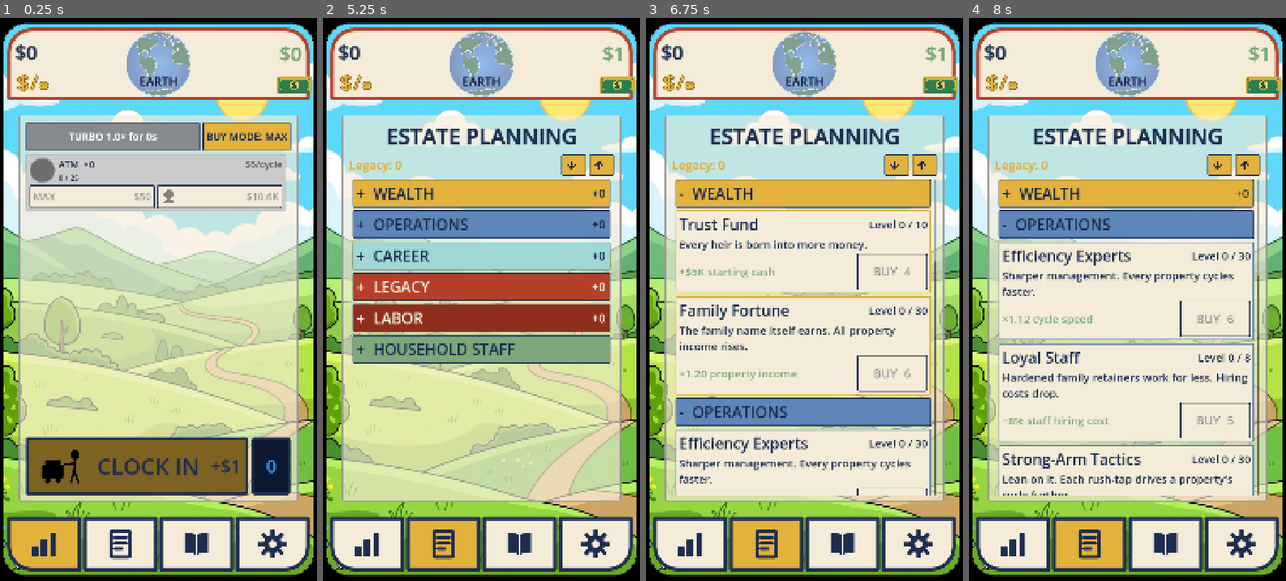
Above: before the commit, frames 1-4 (left to right).
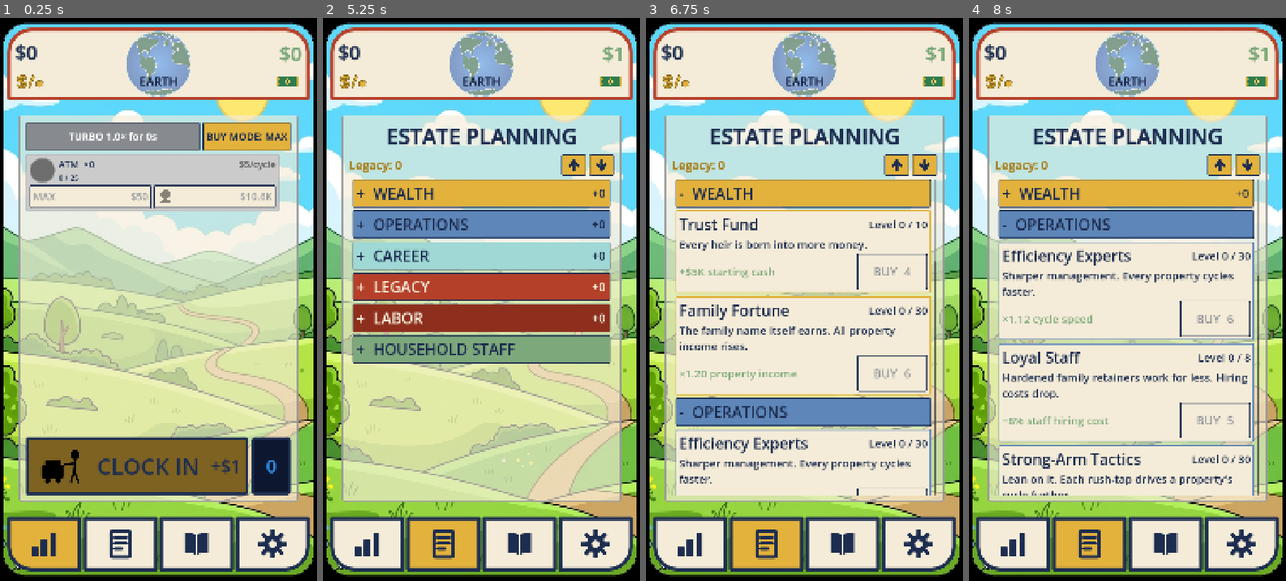
Above: after the commit, the same moments.

Repository: TimGoergen/american-tycoon
Game: Godot game, scene res://Main.tscn
The game is run twice, just before and just after one commit, with the same random seed, the same clock (stepped at 60 frames per second) and the same inputs.
Inputs (mouse positions are in pixels of both pictures, inside the frame that each line leads up to):
- Up to frame 1 (0.25 s): no input
- Up to frame 2 (5.25 s): click "BUY MODE: MAX" at 0.5 s; click "BUY MODE: ×1" at 1.25 s; click "BUY MODE: ×10" at 2 s; click "BUY MODE: ×100" at 2.75 s; click (459, 468) at 3.5 s; click (367, 541) at 4.27 s; click (443, 541) at 5.02 s
- Up to frame 3 (6.75 s): click (896, 164) at 5.77 s; click (924, 164) at 6.52 s
- Up to frame 4 (8 s): click "- WEALTH" at 7.25 s

The runs differ from the first frame. In frame 1, 1.1% of the frame differs, in the area x 5-99%, y 10-35%; in frame 2, 0.7%; in frame 3, 0.7%; in frame 4, 0.7%.

Commit message:
UI fixes: bill/icon overflow, scrollbar gap, arrows, Legacy color, title align
Follow-up fixes to the prior UI batch, each verified by headless geometry + crops.

Income panel (HeroStat): the real bug behind "the dollar bill goes off the edge" — a
TextureRect sizes itself to its texture's NATIVE size (the bill rendered 120px wide, not
72) because EXPAND_IGNORE_SIZE only frees the minimum size, it doesn't pin the rect. So the
bill overflowed the content rect by ~20px. Fix: force _income_icon / _cash_bill to their
intended sizes every layout. Bill right edge now lands 28px inside the panel (was overflowing).

Property ladder (Main): the ScrollContainer does NOT reserve a gutter — the scrollbar overlays
the right edge — so the old 18px margin still left the rows overlapping the bar (rows reached
x973, bar at x967). Margin is now scrollbar-width + 16, so rows clear the bar with a ~16px gap.

Estate tab (LegacyScreen + arrow SVGs):
- Collapse/Expand arrows were backwards: now UP = collapse, DOWN = expand (the intuitive way).
- Arrow strokes thickened (6 -> 9) and the icons are centered both ways in their buttons.
- "Legacy:" balance is now DARK GOLD (new UiPalette.DARK_GOLD) instead of bright mustard.

Tab titles (FamilyLedgerScreen): the Family Ledger had an 8px inner margin that pushed its
title 8px lower (and 8px narrower, shifting its center) vs the Estate/Settings titles. Removed
it — the shared tab panel already pads the tab — so all three titles align and match exactly
(all use UiPalette.make_tab_title).

Boot clean; the SVGs' .import is gitignored; no project.godot churn.

Co-Authored-By: Claude Opus 4.8 <noreply@anthropic.com>
Claude-Session: https://claude.ai/code/session_01YGt1uUMG6RvKpKkyyiDnAD

Diff:
--- a/game/art/icons/arrow_down.svg
+++ b/game/art/icons/arrow_down.svg
@@ -1,8 +1,8 @@
 <svg xmlns="http://www.w3.org/2000/svg" width="48" height="48" viewBox="0 0 48 48">
-  <!-- Down arrow = "collapse all" (the sections fold down/shut). Navy strokes to read on the
-       gold utility button. Drawn as strokes (the SVG importer embeds no fonts). -->
-  <g fill="none" stroke="#1D2D50" stroke-width="6" stroke-linecap="round" stroke-linejoin="round">
-    <line x1="24" y1="9" x2="24" y2="33"/>
-    <polyline points="12,23 24,39 36,23"/>
+  <!-- Down arrow = "expand all" (the list opens downward). Navy strokes to read on the gold
+       utility button. Drawn as strokes (the SVG importer embeds no fonts). -->
+  <g fill="none" stroke="#1D2D50" stroke-width="9" stroke-linecap="round" stroke-linejoin="round">
+    <line x1="24" y1="8" x2="24" y2="32"/>
+    <polyline points="11,22 24,39 37,22"/>
   </g>
 </svg>
--- a/game/art/icons/arrow_up.svg
+++ b/game/art/icons/arrow_up.svg
@@ -1,8 +1,8 @@
 <svg xmlns="http://www.w3.org/2000/svg" width="48" height="48" viewBox="0 0 48 48">
-  <!-- Up arrow = "expand all" (the sections open up). Navy strokes to read on the gold utility
-       button. Drawn as strokes (the SVG importer embeds no fonts). -->
-  <g fill="none" stroke="#1D2D50" stroke-width="6" stroke-linecap="round" stroke-linejoin="round">
-    <line x1="24" y1="39" x2="24" y2="15"/>
-    <polyline points="12,25 24,9 36,25"/>
+  <!-- Up arrow = "collapse all" (the list folds upward). Navy strokes to read on the gold
+       utility button. Drawn as strokes (the SVG importer embeds no fonts). -->
+  <g fill="none" stroke="#1D2D50" stroke-width="9" stroke-linecap="round" stroke-linejoin="round">
+    <line x1="24" y1="40" x2="24" y2="16"/>
+    <polyline points="11,26 24,9 37,26"/>
   </g>
 </svg>
--- a/game/scripts/Main.gd
+++ b/game/scripts/Main.gd
@@ -410,9 +410,11 @@
 	v.add_child(scroll)
 	UiPalette.style_vscrollbar(scroll.get_v_scroll_bar())
 
-	# A right margin narrows the property rows so a visible gap of space sits between their right
-	# edge and the scrollbar handle (Tim, 2026-06-28) — the rows never butt against the bar.
-	const LADDER_SCROLLBAR_GAP := 18
+	# A right margin narrows the property rows so a visible gap sits between their right edge and
+	# the scrollbar handle (Tim, 2026-06-28). The ScrollContainer does NOT reserve a gutter here
+	# (the bar overlays the right edge), so the margin must clear the FULL scrollbar width and then
+	# leave a visible gap beyond it — hence scrollbar width + a 16px gap.
+	const LADDER_SCROLLBAR_GAP := UiPalette.SCROLLBAR_WIDTH + 16
 	var ladder_margin := MarginContainer.new()
 	ladder_margin.add_theme_constant_override("margin_right", LADDER_SCROLLBAR_GAP)
 	ladder_margin.size_flags_horizontal = Control.SIZE_EXPAND_FILL
--- a/game/scripts/ui/FamilyLedgerScreen.gd
+++ b/game/scripts/ui/FamilyLedgerScreen.gd
@@ -43,12 +43,11 @@
 func _build_chrome() -> void:
 	set_anchors_preset(Control.PRESET_FULL_RECT)
 
+	# No inner margin (Tim, 2026-06-28): the shared tab panel (UiPalette.wrap_in_tab_panel) already
+	# pads this tab, and an extra inset here pushed the title 8px lower than the Estate/Settings
+	# titles, breaking their vertical alignment.
 	var margin := MarginContainer.new()
 	margin.set_anchors_preset(Control.PRESET_FULL_RECT)
-	margin.add_theme_constant_override("margin_left", 8)
-	margin.add_theme_constant_override("margin_right", 8)
-	margin.add_theme_constant_override("margin_top", 8)
-	margin.add_theme_constant_override("margin_bottom", 8)
 	add_child(margin)
 
 	var column := VBoxContainer.new()
--- a/game/scripts/ui/HeroStat.gd
+++ b/game/scripts/ui/HeroStat.gd
@@ -365,6 +365,13 @@
 	var area := _content.size
 	var caption_gap := 2.0  # space between a value and its caption beneath it
 
+	# A TextureRect sizes itself to its texture's NATIVE size unless pinned (EXPAND_IGNORE_SIZE
+	# only frees the minimum size, it doesn't hold the rect). Force both icon boxes to their
+	# intended sizes every frame, or the bill renders at its 120px source width and its right edge
+	# overflows the panel (the bug behind "the dollar bill goes off the edge", Tim 2026-06-28).
+	_income_icon.size = INCOME_ICON_SIZE
+	_cash_bill.size = CASH_BILL_SIZE
+
 	# Captions stay put where the old centered value+caption block placed them; only the
 	# big amounts move up. So we still compute the centered-block top (where the pair used
 	# to sit) to anchor each caption, then nudge the amount to half that distance from the
--- a/game/scripts/ui/LegacyScreen.gd
+++ b/game/scripts/ui/LegacyScreen.gd
@@ -111,20 +111,21 @@
 	# Expand so the label takes the slack and pushes the two icon buttons to the right edge.
 	_wallet_label.size_flags_horizontal = Control.SIZE_EXPAND_FILL
 	_wallet_label.size_flags_vertical = Control.SIZE_SHRINK_CENTER  # center against the taller buttons
-	_wallet_label.add_theme_color_override("font_color", UiPalette.MUSTARD_GOLD)
+	_wallet_label.add_theme_color_override("font_color", UiPalette.DARK_GOLD)
 	# Faux-bold via a same-color outline, matching the project's plate aesthetic.
-	_wallet_label.add_theme_color_override("font_outline_color", UiPalette.MUSTARD_GOLD)
+	_wallet_label.add_theme_color_override("font_outline_color", UiPalette.DARK_GOLD)
 	_wallet_label.add_theme_constant_override("outline_size", 4)
 	_wallet_label.add_theme_font_size_override("font_size", WALLET_SIZE)
 	wallet_row.add_child(_wallet_label)
 
-	# Down arrow = collapse all; up arrow = expand all (Tim, 2026-06-28). Icon-only, so they are
-	# narrow and stay right-aligned via the expanding wallet label beside them.
-	var collapse_all_button := _make_bulk_button("res://art/icons/arrow_down.svg")
+	# Up arrow = collapse all (the list folds up); down arrow = expand all (it opens down) — the
+	# intuitive convention (Tim, 2026-06-28). Icon-only, so they stay narrow and right-aligned via
+	# the expanding wallet label beside them.
+	var collapse_all_button := _make_bulk_button("res://art/icons/arrow_up.svg")
 	collapse_all_button.pressed.connect(set_all_collapsed.bind(true))
 	wallet_row.add_child(collapse_all_button)
 
-	var expand_all_button := _make_bulk_button("res://art/icons/arrow_up.svg")
+	var expand_all_button := _make_bulk_button("res://art/icons/arrow_down.svg")
 	expand_all_button.pressed.connect(set_all_collapsed.bind(false))
 	wallet_row.add_child(expand_all_button)
 
@@ -314,8 +315,11 @@
 	var button := Button.new()
 	button.icon = load(icon_path)
 	button.expand_icon = true
+	# Center the arrow both ways in the button (default icon alignment is left/center).
+	button.icon_alignment = HORIZONTAL_ALIGNMENT_CENTER
+	button.vertical_icon_alignment = VERTICAL_ALIGNMENT_CENTER
 	button.custom_minimum_size = Vector2(84, 72)
-	button.add_theme_constant_override("icon_max_width", 44)
+	button.add_theme_constant_override("icon_max_width", 48)
 	UiPalette.style_button(button, false)
 	return button
 
--- a/game/scripts/ui/UiPalette.gd
+++ b/game/scripts/ui/UiPalette.gd
@@ -10,6 +10,9 @@
 const KETCHUP_RED := Color("#B5402A")
 const NAVY := Color("#1D2D50")
 const MUSTARD_GOLD := Color("#E3B23C")
+## A darker, deeper gold (a darkened MUSTARD_GOLD) for gold elements that need more weight than
+## the bright mustard — e.g. the Estate tab's "Legacy:" balance (Tim, 2026-06-28).
+const DARK_GOLD := Color("#A87C16")
 const ATOMIC_TEAL := Color("#9FD8D4")
 const MONEY_GREEN := Color("#7DA87B")
 const INK_NAVY := Color("#0D1830")
